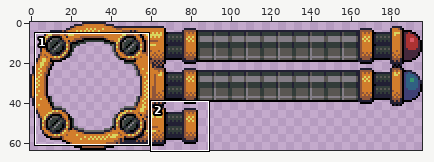
A sprite sheet gets an edit: src/assets/gui/portrait_frame/portrait_frame.png. The first picture is a wide view before the edit; the outline marks the close-up.
Close-up. Before:
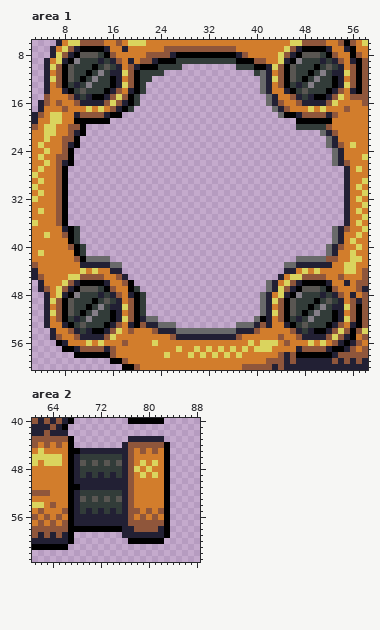
The file is 196x64 pixels. Shown: area 1: x 3..58, y 6..60; area 2: x 61..88, y 40..63.
After the commit:
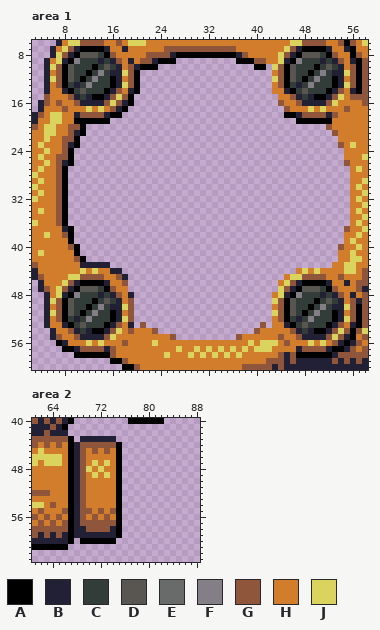
Palette (. is transparent): A #000000  B #222034  C #323c39  D #595652  E #696a6a  F #847e87  G #8f563b  H #d27d2c  J #dad45e
From old to new:
Changed rows in their new state; - is an unchanged pixel.
Area 1:
first column x 10:
 9 -----------------..........-------------------
10 --------------....---------...--.-------------
11 -----------....---------------...-------------
12 -----------..------------------..-------------
13 -----------.-------------------..-------------
14 -----------.-------------------..-------------
15 ----------.---------------------..------------
16 ----------.---------------------..------------
17 ---------.-----------------------..-----------
18 ----------------------------------.-----------
20 -------------------------------------.....----
21 -----------------------------------------..---
22 ------------------------------------------..--
23 ------------------------------------------..--
24 -------------------------------------------..-
25 -------------------------------------------..-
26 -------------------------------------------..-
27 ---------------------------------------------.
28 ---------------------------------------------.
29 ---------------------------------------------.
30 ---------------------------------------------.
31 ---------------------------------------------.
32 ---------------------------------------------.
33 ---------------------------------------------.
34 ---------------------------------------------.
35 ---------------------------------------------.
36 ---------------------------------------------.
37 .------------------------------------------..-
38 .------------------------------------------..-
39 .------------------------------------------..-
40 -.----------------------------------------..--
41 -.----------------------------------------..--
42 --....-------------------------------.......--
43 ------..---------------------------........---
44 -----------------------------------..---------
45 ----------------------------------.-----------
46 ---------.----------------------..------------
47 ---------..---------------------..------------
48 ----------..-------------------..-------------
49 ----------..-------------------..-------------
50 ----------..-------------------..-------------
51 ----------..-------------------..-------------
52 ----------....----------------...-------------
53 ----------.-.....----------....-.-------------
54 --------------................----------------
55 -----------------..........-------------------
Area 2:
first column x 68:
43 -BBBBBB--......-
44 BGGGGGGA........
45 BGHGHGHA........
46 -GHHHHHA........
47 -GHJHJHA........
48 -GJHJHHA........
49 -GHJHJHA........
50 -GHHHHHA........
51 BGHHHHHA........
52 -GHHHHHA........
53 -GHHHHHA........
54 -GHHHHHA........
55 -GGHGHGA........
56 -GHGHGHA........
57 -GGGGGGA........
58 BBGGGGB-........
59 BBBBBBBA........
60 -AAAAAA--......-
